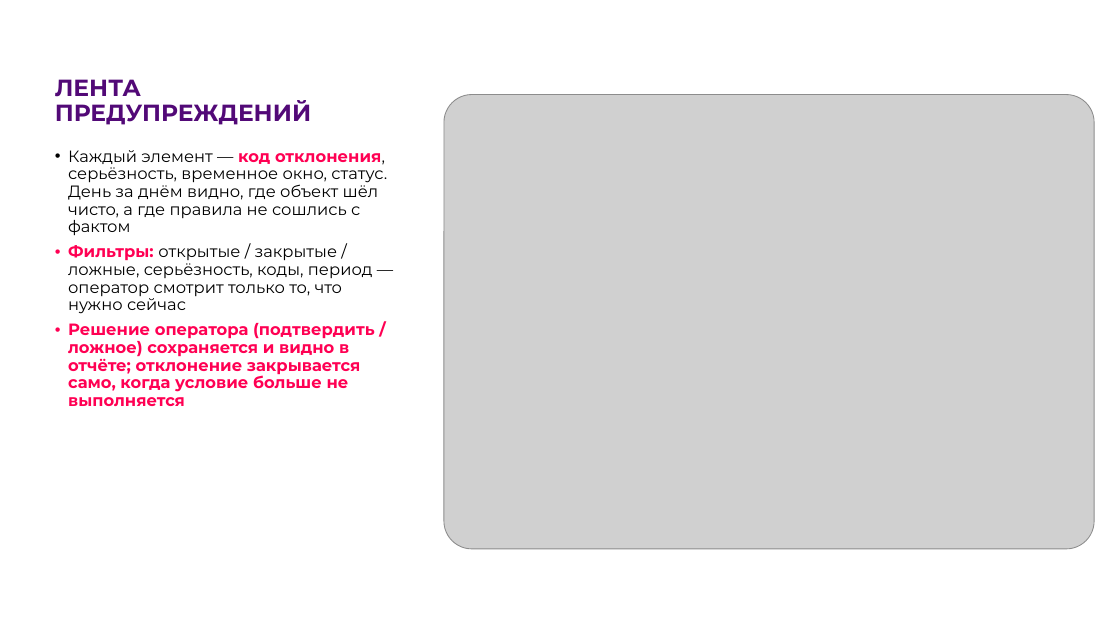
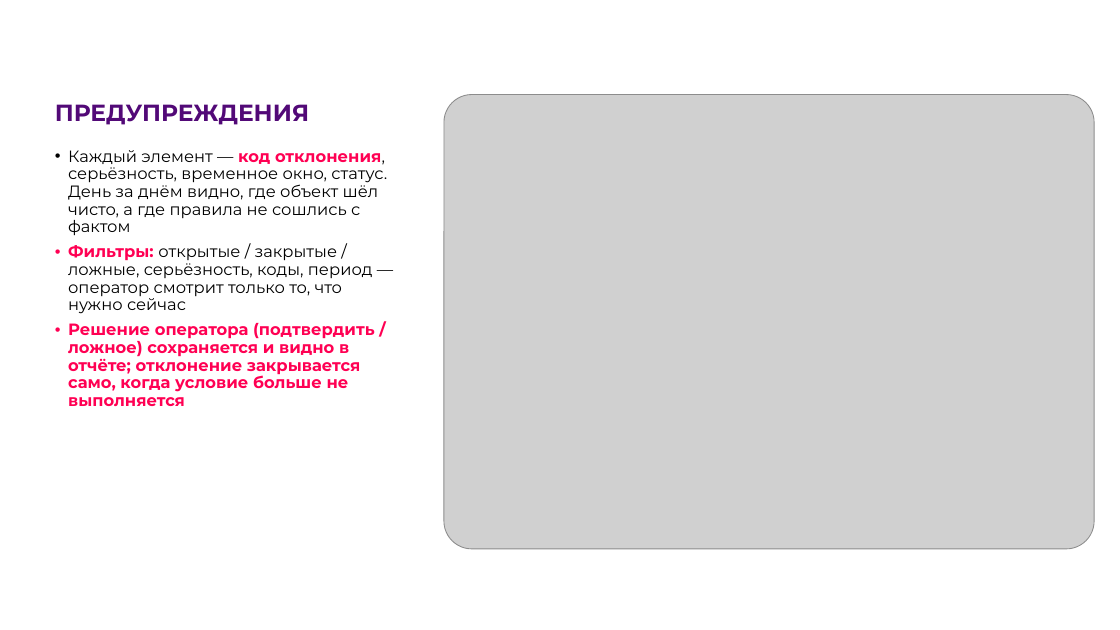
Before and after one commit to denbugg/ConstructionSupervision, a slide deck: slide 15 of docs/presentation.pptx. Drawn at 1120x630 pixels with LibreOffice and Linux fonts; fonts in the diff are those of the drawing; grey boxes stand for pictures; background and template pictures are left out. Boxes give left, top, right and bottom in pixels: in the first picture for what was removed or moved away, otherwise in the second. Text is boxed around its words. In the diff, an @@ line names an element or a change of style, - is before the commit and + after.

```diff
--- a/docs/presentation.pptx
+++ b/docs/presentation.pptx
@@ title at <box>55,104,309,125</box>: text changed @@
-ЛЕНТА ПРЕДУПРЕЖДЕНИЙ
+ПРЕДУПРЕЖДЕНИЯ
```
Also in this commit, not shown: 5 other slides changed, 1 other file.
